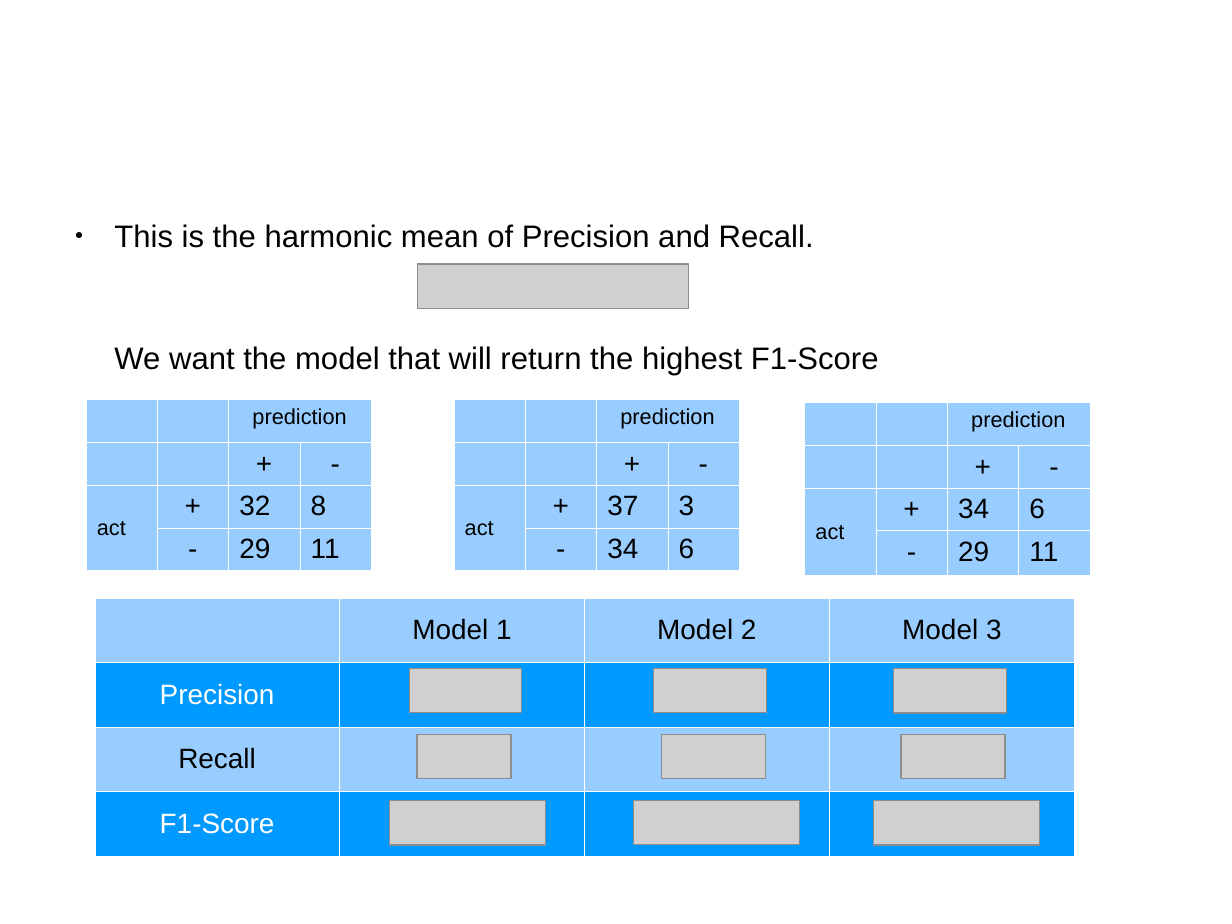
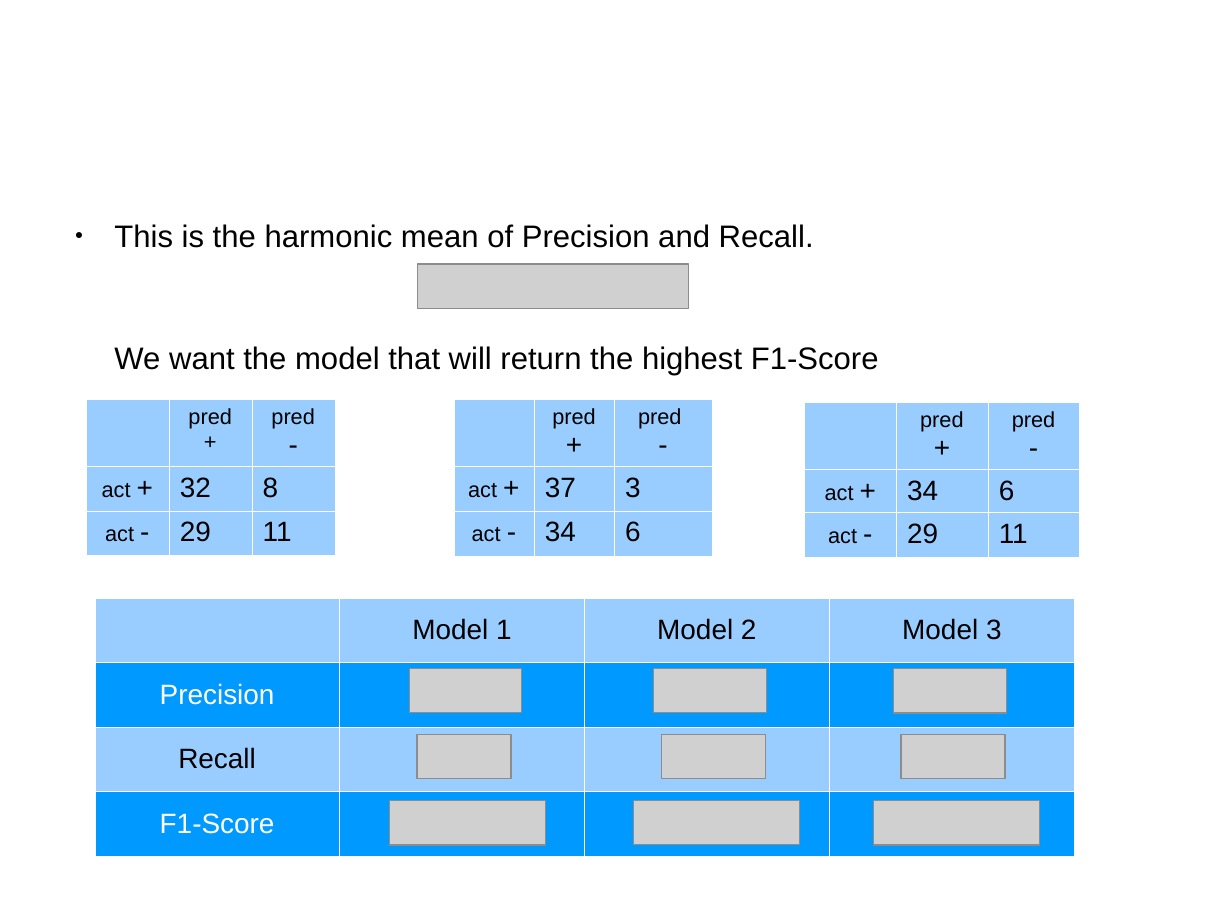
Before and after one commit to guillaume-martin/taipei_data_science_meetup, a slide deck: slide 11 of ml_classifier_performance/ml_model_performance.odp (slide 10 before the commit). Drawn at 1232x924 pixels with LibreOffice and Linux fonts; fonts in the diff are those of the drawing; grey boxes stand for pictures; background and template pictures are left out. Boxes give left, top, right and bottom in pixels: in the first picture for what was removed or moved away, otherwise in the second. Text is boxed around its words. In the diff, an @@ line names an element or a change of style, - is before the commit and + after.

```diff
--- a/ml_classifier_performance/ml_model_performance.odp
+++ b/ml_classifier_performance/ml_model_performance.odp
@@ table at [86, 399, 334, 556] @@
- |  | prediction | 
- |  | + | -
-act | + | 32 | 8
- | - | 29 | 11
+ | pred / + | pred / -
+act + | 32 | 8
+act - | 29 | 11
@@ table: place and size @@
-table at [86, 399, 372, 570]
+table at [86, 399, 334, 556]
@@ table at [454, 399, 712, 556] @@
- |  | prediction | 
- |  | + | -
-act | + | 37 | 3
- | - | 34 | 6
+ | pred + | pred / -
+act + | 37 | 3
+act - | 34 | 6
@@ table: place and size @@
-table at [454, 399, 740, 570]
+table at [454, 399, 712, 556]
@@ table at [805, 402, 1080, 557] @@
- |  | prediction | 
- |  | + | -
-act | + | 34 | 6
- | - | 29 | 11
+ | pred / + | pred / -
+act + | 34 | 6
+act - | 29 | 11
@@ table: place and size @@
-table at [805, 402, 1091, 576]
+table at [805, 402, 1080, 557]
```
Also in this commit, not shown: 1 other slide changed, 5 slides added, 1 other file.
